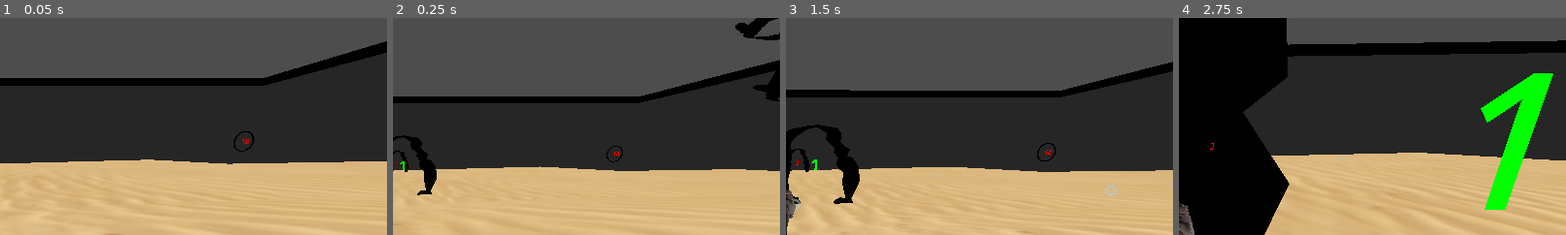
Above: before the commit, frames 1-4 (left to right).
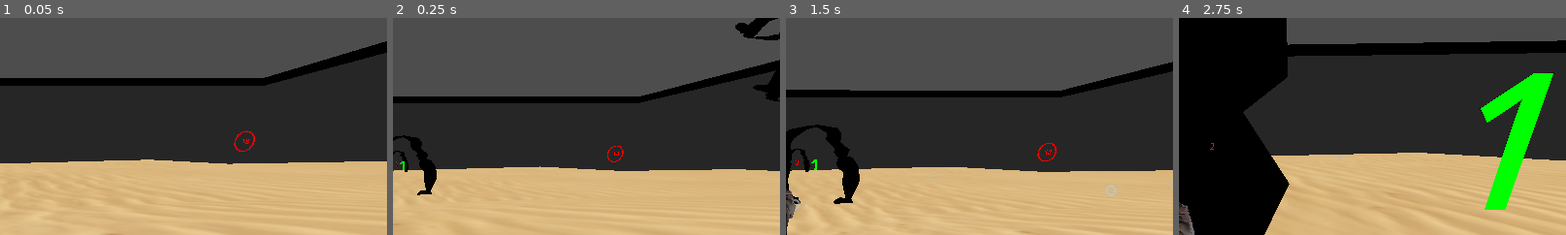
Above: after the commit, the same moments.

Repository: henkehedstrom/dj-scaled
Game: Godot game, scene res://Scenes/raceTest.tscn
Two runs of this game, one before a commit and one after it. Both use one fixed random seed, a clock stepped at 60 frames per second and the inputs below. This scene is started directly instead of the project's main scene.
Inputs (mouse positions are % of the whole screen's width and height, from its top left):
- Up to frame 1 (0.05 s): no input
- Up to frame 2 (0.25 s): no input
- Up to frame 3 (1.5 s): move the mouse to (55, 50) at 0.52 s; hold W (forward) from 0.53 s (still down); move the mouse to (45, 50) at 1.27 s
- Up to frame 4 (2.75 s): keep holding W (forward); move the mouse to (52, 48) at 2.02 s
The pictures show only the part of the screen within x 50-100%, y 0-50%; the shares and areas given below are measured in that part.

The runs differ from the first frame. In frame 1, 0.1% of the frame differs, in the area x 60-66%, y 51-62%; in frame 2, less than 0.1%; in frame 3, 0.1%; in frame 4, nothing differs.

Commit message:
*added ring goal that uses ring model and changes the color on the actual ring aswell

Diff:
--- /dev/null
+++ b/Materials/ring_material_blue.tres
@@ -0,0 +1,6 @@
+[gd_resource type="StandardMaterial3D" format=3 uid="uid://b4fdy3s31sb4p"]
+
+[resource]
+shading_mode = 0
+albedo_color = Color(0.284427, 0.460296, 0.927466, 1)
+texture_filter = 2
--- /dev/null
+++ b/Materials/ring_material_green.tres
@@ -0,0 +1,6 @@
+[gd_resource type="StandardMaterial3D" format=3 uid="uid://d4lncyl366uax"]
+
+[resource]
+shading_mode = 0
+albedo_color = Color(0.0705882, 0.603922, 0, 1)
+texture_filter = 2
--- /dev/null
+++ b/Scenes/Levels/race_rings.tscn
@@ -0,0 +1,20 @@
+[gd_scene load_steps=5 format=3 uid="uid://c6foxkg3okk3c"]
+
+[ext_resource type="PackedScene" uid="uid://cid6u3cmr5qux" path="res://fish.tscn" id="1_dvi10"]
+[ext_resource type="PackedScene" uid="uid://bnatb4jcs3ap3" path="res://FelixMapp_KOLLA_INTE/FishTankOverride.tscn" id="2_v7vcj"]
+[ext_resource type="PackedScene" uid="uid://dqug5t7l2hkkc" path="res://Scenes/goal_manager.tscn" id="3_gqsip"]
+[ext_resource type="PackedScene" uid="uid://cphyf0ajdc0xd" path="res://ring_goal.tscn" id="4_5j5ir"]
+
+[node name="raceRings" type="Node3D"]
+
+[node name="Fish" parent="." instance=ExtResource("1_dvi10")]
+transform = Transform3D(1, 0, 0, 0, 1, 0, 0, 0, 1, -69.5992, 19.5935, 166.785)
+
+[node name="fioshtank" parent="." instance=ExtResource("2_v7vcj")]
+transform = Transform3D(30, 0, 0, 0, 7.32, 0, 0, 0, 24, 0, 0, 0)
+
+[node name="GoalManager" parent="." instance=ExtResource("3_gqsip")]
+
+[node name="RingGoal" parent="GoalManager" instance=ExtResource("4_5j5ir")]
+transform = Transform3D(1, 0, 0, 0, 1, 0, 0, 0, 1, -73.9242, 23.7275, 76.2231)
+goal_number = "18"
--- a/Scenes/ring.tscn
+++ b/Scenes/ring.tscn
@@ -1,9 +1,10 @@
 [gd_scene load_steps=3 format=3 uid="uid://b5xxl1ntiwr5v"]
 
 [ext_resource type="PackedScene" uid="uid://dsnth4q6f8xfb" path="res://Models/ring.glb" id="1_6dc6f"]
-[ext_resource type="Material" uid="uid://btv4d3t8xi8cy" path="res://Materials/ring_material.tres" id="2_lqwu2"]
+[ext_resource type="Material" uid="uid://d4lncyl366uax" path="res://Materials/ring_material_green.tres" id="2_c2acp"]
 
 [node name="ring" instance=ExtResource("1_6dc6f")]
+transform = Transform3D(1, 0, 0, 0, -4.37114e-08, -1, 0, 1, -4.37114e-08, 0, 0, 0)
 
 [node name="Cylinder" parent="." index="0"]
-material_override = ExtResource("2_lqwu2")
+material_override = ExtResource("2_c2acp")
--- a/Scripts/goal.gd
+++ b/Scripts/goal.gd
@@ -5,27 +5,39 @@
 var current_goal = false
 @onready var text_object = $Label3D
 
+var green_material = preload("res://Materials/ring_material_green.tres")
+var red_material = preload("res://Materials/ring_material_red.tres")
+var blue_material = preload("res://Materials/ring_material_blue.tres")
+
+
 var goal_manager
 
 # Called when the node enters the scene tree for the first time.
 func _ready():
 	text_object.text = goal_number
-	text_object.set_modulate(Color(1,0,0))
+	_set_color(Color(1,0,0), red_material)
+
 
 func set_goalmanager(manager):
 	goal_manager = manager
 
 func set_current():
 	current_goal = true
-	text_object.set_modulate(Color(0,1,0))
-
-
+	_set_color(Color(0,1,0), green_material)
 
 func _on_area_3d_body_entered(body):
 	if body is CharacterBody3D: #TODO better check for player?
 		if current_goal:
 			pling.play()
 			print("entered" + self.name)
-			text_object.set_modulate(Color(0,0,1))
+			_set_color(Color(0,0,1), blue_material)
 			current_goal = false
 			goal_manager.next()
+
+
+func _set_color(color:Color, material):
+	text_object.set_modulate(color)
+	if $ring:
+		print("ring exists")
+		var mesh = $ring.get_child(0)
+		mesh.material_override = material
--- a/ring_goal.tscn
+++ b/ring_goal.tscn
@@ -2,7 +2,7 @@
 
 [ext_resource type="Script" path="res://Scripts/goal.gd" id="1_hwd8w"]
 [ext_resource type="AudioStream" uid="uid://dwuw7uxubuokt" path="res://SFX/Pling.mp3" id="2_dwncy"]
-[ext_resource type="PackedScene" uid="uid://dsnth4q6f8xfb" path="res://Models/ring.glb" id="3_po1lk"]
+[ext_resource type="PackedScene" uid="uid://b5xxl1ntiwr5v" path="res://Scenes/ring.tscn" id="3_6ko24"]
 
 [sub_resource type="CylinderShape3D" id="CylinderShape3D_vpc1q"]
 height = 1.3847
@@ -27,7 +27,6 @@
 [node name="AudioStreamPlayer3D" type="AudioStreamPlayer3D" parent="."]
 stream = ExtResource("2_dwncy")
 
-[node name="ring" parent="." instance=ExtResource("3_po1lk")]
-transform = Transform3D(1, 0, 0, 0, -5.92058e-07, 1, 0, -1, -5.92058e-07, 0, 0, 0)
+[node name="ring" parent="." instance=ExtResource("3_6ko24")]
 
 [connection signal="body_entered" from="Area3D" to="." method="_on_area_3d_body_entered"]
Renamed: Materials/ring_material.tres -> Materials/ring_material_red.tres
